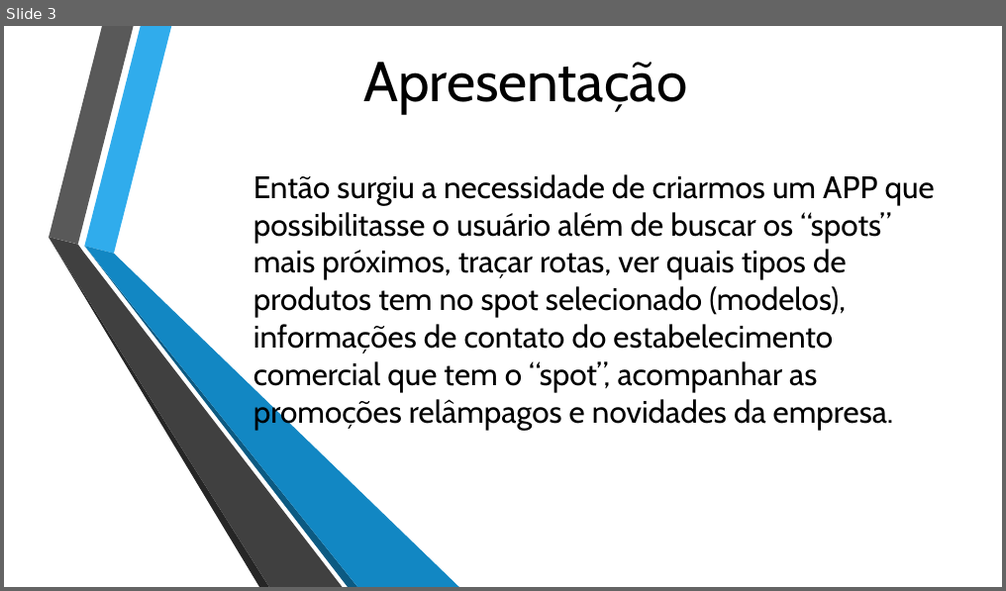
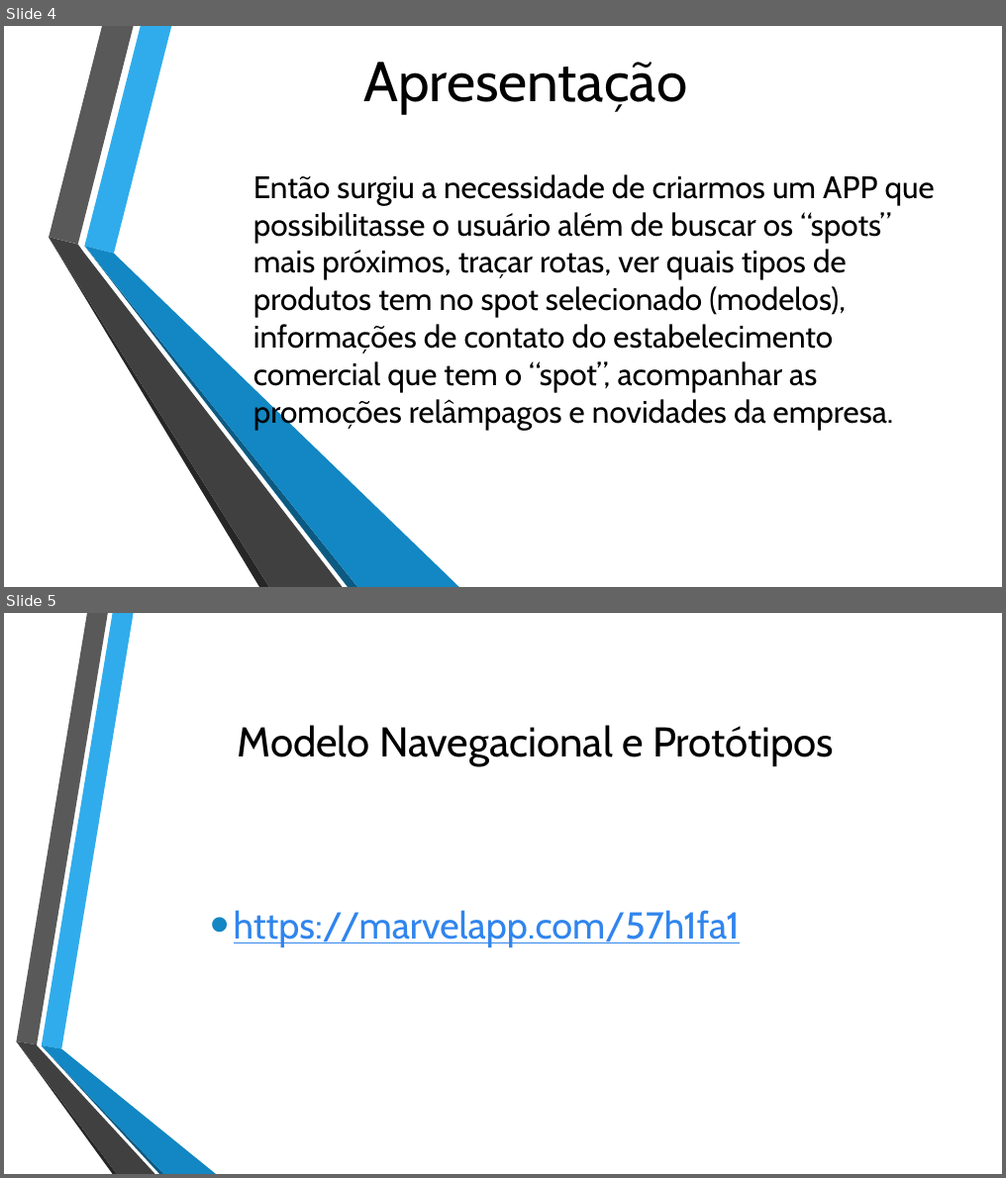
Before and after one commit to RenatoDias22/SpotglamApp, a slide deck: Apresentação/SpotGlam – App.pptx. Shown one above the other, each under a label of ours: slide 3 before the commit, slides 4 and 5 after it. The pictures are 1006x591 and 1006x1178 pixels, drawn with LibreOffice and Linux fonts; fonts in the diff are those of the drawing; background and template pictures are left out. Boxes give left, top, right and bottom in pixels: in the first picture for what was removed or moved away, otherwise in the second. Text is boxed around its words. In the diff, an @@ line names an element or a change of style, - is before the commit and + after.

```diff
--- a/Apresentação/SpotGlam – App.pptx
+++ b/Apresentação/SpotGlam – App.pptx
@@ slide 5 added at [4,613,1002,1174], background picture (left out) @@
@@ title added at [237,725,834,766], 40 pt, text #000000 @@
+Modelo Navegacional e Protótipos
@@ text added at [234,910,740,948], 36 pt, text #3085ED, underline @@
+• https://marvelapp.com/57h1fa1
@@ group added at [16,613,216,1174]: 6 freeform shapes @@
@@ what was slide 3 is now slide 4 @@
```
Also in this commit, not shown: 2 other slides added, 1 slide removed.
